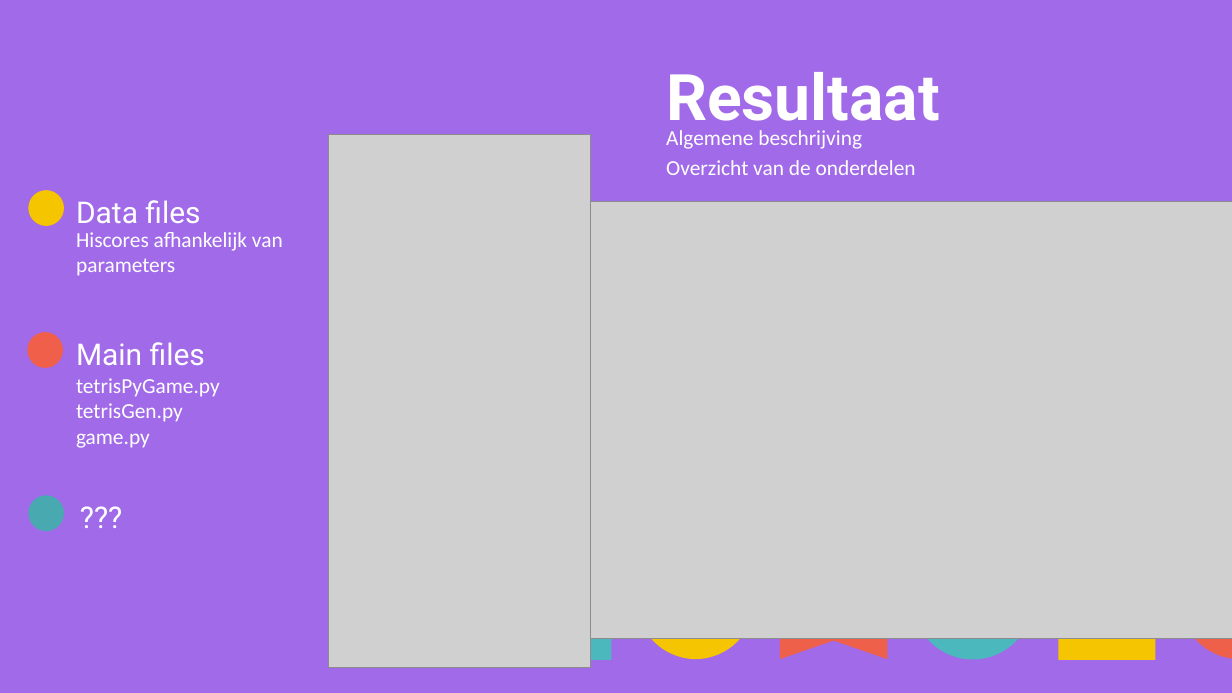
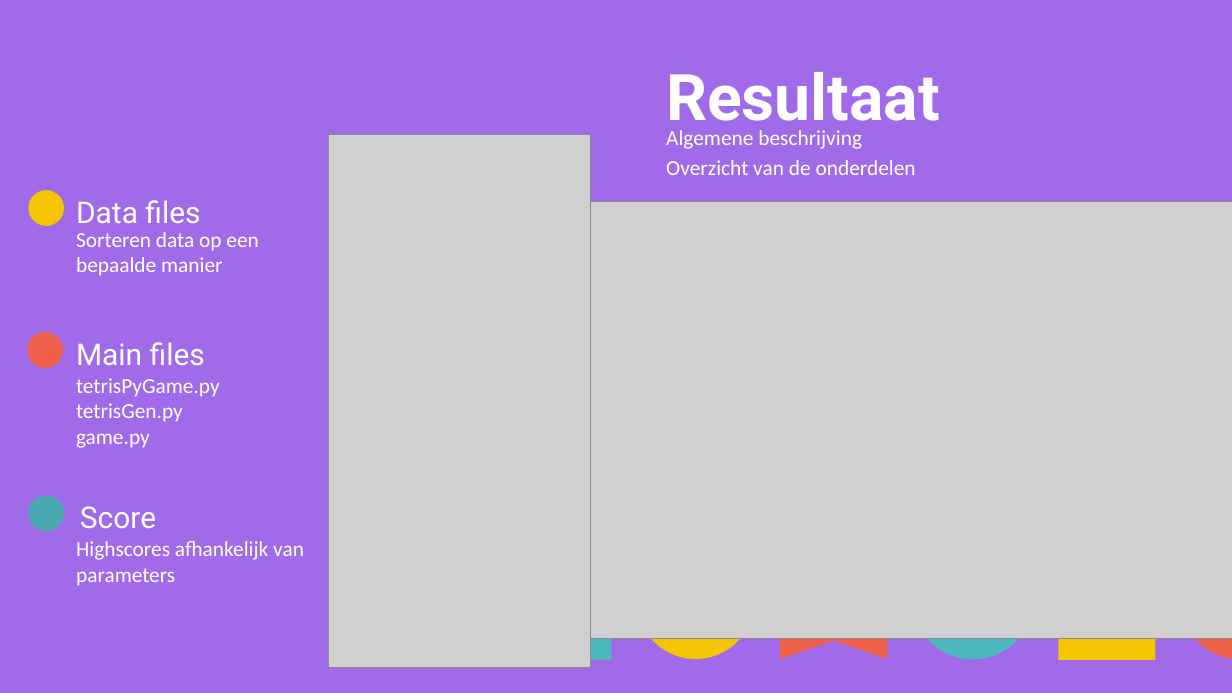
Before and after one commit to estebandesmedt/Tetris-AI, a slide deck: slide 7 of Presentatie/Tetris Presentatie.pptx (slide 8 before the commit). Drawn at 1232x693 pixels with LibreOffice and Linux fonts; fonts in the diff are those of the drawing; grey boxes stand for pictures. Boxes give left, top, right and bottom in pixels: in the first picture for what was removed or moved away, otherwise in the second. Text is boxed around its words. In the diff, an @@ line names an element or a change of style, - is before the commit and + after.

```diff
--- a/Presentatie/Tetris Presentatie.pptx
+++ b/Presentatie/Tetris Presentatie.pptx
@@ text at [76,232,258,276]: text changed @@
-Hiscores afhankelijk van
-parameters
+Sorteren data op een
+bepaalde manier
@@ text at [80,506,156,528]: text changed @@
-???
+Score
@@ text added at [76,541,304,586], 25 pt, text #FFFFFF @@
+Highscores afhankelijk van
+parameters
```
Also in this commit, not shown: 4 other slides changed, 1 slide added, 2 slides removed, 3 other files.
